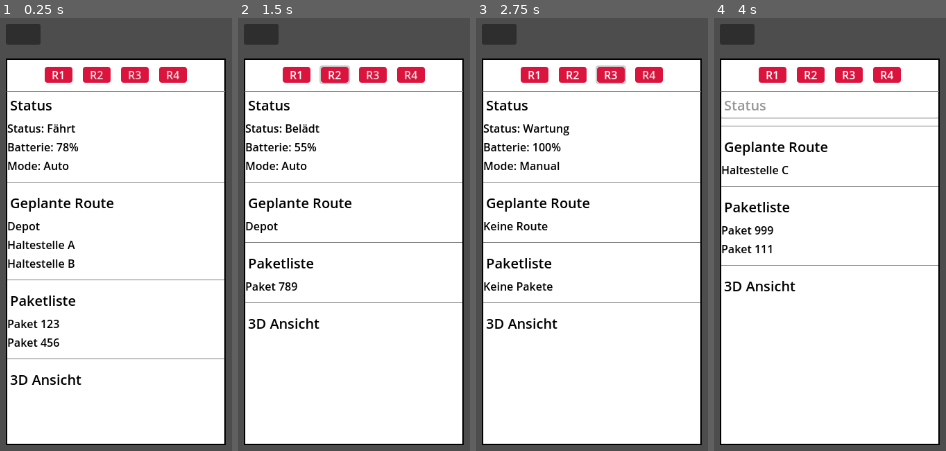
Above: before the commit, frames 1-4 (left to right).
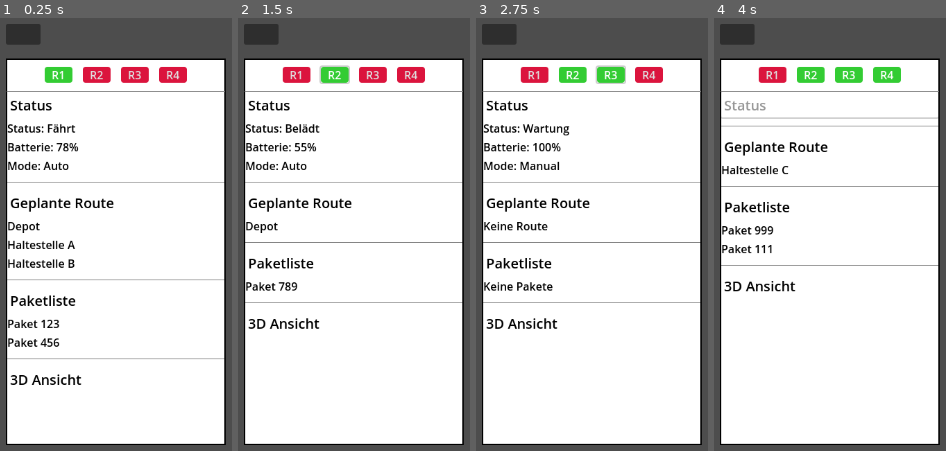
Above: after the commit, the same moments.

Repository: HaiZung/SE-Projekt
Game: Godot game, scene res://UI/UI.tscn
Two runs of this game, one before a commit and one after it. Both use one fixed random seed, a clock stepped at 60 frames per second and the inputs below.
Inputs:
- Up to frame 1 (0.25 s): no input
- Up to frame 2 (1.5 s): click "R1" at 0.5 s; click "R2" at 1.25 s
- Up to frame 3 (2.75 s): click "R3" at 2 s
- Up to frame 4 (4 s): click "R4" at 2.75 s; click "Status" at 3.5 s

The runs differ from the first frame. In frame 1, 0.4% of the frame differs, in the area x 18-32%, y 11-16%; in frame 2, 0.4%; in frame 3, 0.9%; in frame 4, 1.3%, in the area x 22-81%, y 11-16%.

Commit message:
colorchange

Diff:
--- a/ui-roboterdetailansicht/UI/UI.tscn
+++ b/ui-roboterdetailansicht/UI/UI.tscn
@@ -15,6 +15,13 @@
 
 [sub_resource type="StyleBoxFlat" id="StyleBoxFlat_red"]
 bg_color = Color(0.86, 0.08, 0.24, 1)
+corner_radius_top_left = 4
+corner_radius_top_right = 4
+corner_radius_bottom_right = 4
+corner_radius_bottom_left = 4
+
+[sub_resource type="StyleBoxFlat" id="StyleBoxFlat_green"]
+bg_color = Color(0.2, 0.8, 0.2, 1)
 corner_radius_top_left = 4
 corner_radius_top_right = 4
 corner_radius_bottom_right = 4
@@ -85,10 +92,9 @@
 custom_minimum_size = Vector2(40, 20)
 layout_mode = 2
 theme_override_styles/normal = SubResource("StyleBoxFlat_red")
-theme_override_styles/pressed = SubResource("StyleBoxFlat_red")
-theme_override_styles/hover = SubResource("StyleBoxFlat_red")
-toggle_mode = true
-button_group = SubResource("ButtonGroup_q0uhn")
+theme_override_styles/pressed = SubResource("StyleBoxFlat_green")
+theme_override_styles/hover = SubResource("StyleBoxFlat_red")
+toggle_mode = true
 text = "R1
 "
 
@@ -96,30 +102,27 @@
 custom_minimum_size = Vector2(40, 20)
 layout_mode = 2
 theme_override_styles/normal = SubResource("StyleBoxFlat_red")
-theme_override_styles/pressed = SubResource("StyleBoxFlat_red")
-theme_override_styles/hover = SubResource("StyleBoxFlat_red")
-toggle_mode = true
-button_group = SubResource("ButtonGroup_e707p")
+theme_override_styles/pressed = SubResource("StyleBoxFlat_green")
+theme_override_styles/hover = SubResource("StyleBoxFlat_red")
+toggle_mode = true
 text = "R2"
 
 [node name="RedBtn3" type="Button" parent="MainLayout/WindowPanel/WindowVBox/WindowHeader/HeaderButtons"]
 custom_minimum_size = Vector2(40, 20)
 layout_mode = 2
 theme_override_styles/normal = SubResource("StyleBoxFlat_red")
-theme_override_styles/pressed = SubResource("StyleBoxFlat_red")
-theme_override_styles/hover = SubResource("StyleBoxFlat_red")
-toggle_mode = true
-button_group = SubResource("ButtonGroup_f1fl4")
+theme_override_styles/pressed = SubResource("StyleBoxFlat_green")
+theme_override_styles/hover = SubResource("StyleBoxFlat_red")
+toggle_mode = true
 text = "R3"
 
 [node name="RedBtn4" type="Button" parent="MainLayout/WindowPanel/WindowVBox/WindowHeader/HeaderButtons"]
 custom_minimum_size = Vector2(40, 20)
 layout_mode = 2
 theme_override_styles/normal = SubResource("StyleBoxFlat_red")
-theme_override_styles/pressed = SubResource("StyleBoxFlat_red")
-theme_override_styles/hover = SubResource("StyleBoxFlat_red")
-toggle_mode = true
-button_group = SubResource("ButtonGroup_jqf55")
+theme_override_styles/pressed = SubResource("StyleBoxFlat_green")
+theme_override_styles/hover = SubResource("StyleBoxFlat_red")
+toggle_mode = true
 text = "R4"
 
 [node name="Separator" type="HSeparator" parent="MainLayout/WindowPanel/WindowVBox"]
